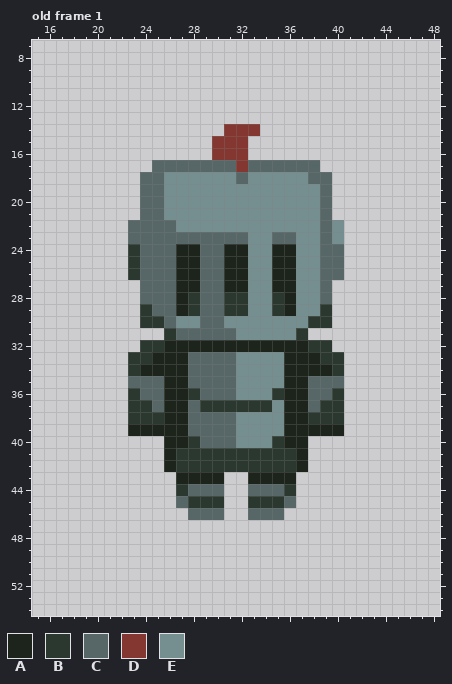
Pixel-art file -- Sprites/Sprite-knight2.aseprite. Above: the version before the commit.
64x64 pixels, 1 frame. Colours within 5 levels of each other are drawn and written as one. Shown: old frame 1: x 15..48, y 7..54. The old version is drawn lined up with the new one, on the new canvas. The commit also changed other frames, which this record leaves out.
Palette (. is transparent): A #1d241b  B #2b382f  C #576667  D #843730  E #758e90
Pixels before, old frame 1, first column x 23:
14 ........DDD.......
15 .......DDD........
16 .......DDD........
17 ..CCCCCCCDCCCCCC..
18 .CCEEEEEECEEEEECC.
19 .CCEEEEEEEEEEEEEC.
20 .CCEEEEEEEEEEEEEC.
21 .CCEEEEEEEEEEEEEC.
22 CCCCEEEEEEEEEEEECE
23 CCCCCCCCCCEECCEECE
24 BCCCAACCAAEEAAEECC
25 BCCCAACCAAEEAAEECC
26 BCCCAACCAAEEAAEECC
27 .CCCAACCAAEEAAEEC.
28 .CCCABCCBBEEBAEEC.
29 .BCCABCCBBEEBAEEB.
30 .BBCEECCEEEEEEEBB.
31 ...BCCCCCEEEEEB...
32 .BBAAAAAAAAAAAABB.
33 BBAAACCCCEEEEAAABB
34 BAAAACCCCEEEEAAAAB
35 CCCAACCCCEEEEAACCC
36 BCCAABCCCEEEBAACCB
37 BBCAACBBBBBBEAACBB
38 BBBAACCCCEEEEAABBB
39 AAAAACCCCEEEEAAAAA
40 ...AABCCCEEEBAA...
41 ...ABBBBBBBBBBA...
42 ...ABBBBBBBBBBA...
43 ....AAAA..AAAA....
44 ....BCCC..CCCB....
45 ....CBBB..BBBC....
46 .....CCC..CCC.....
After:
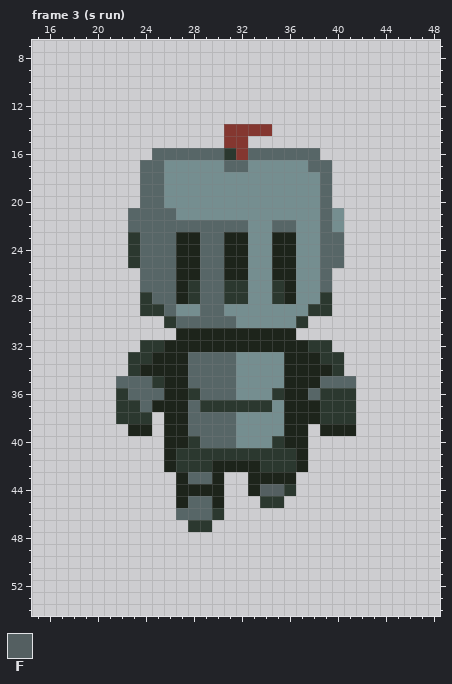
Colours new in this view: F #545f61
A new or re-ordered frame is compared with the old frame closest to it.
Changes in this commit:
canvas 64x64 -> 128x128
frames 1 -> 9
Changed rows in their new state; - is an unchanged pixel.
Frame 3 (s run) is new; against old frame 1:
first column x 23:
14 -----------D------
15 -------.----------
16 --CCCCCCB-CCCCCC--
17 -C-EEEEE-CEEEEE-C-
18 ---------E-----E--
21 C--C-------------E
22 ----CCCCCC--CC----
23 B---AA--AA--AA---C
26 .----------------.
27 -----B--BB--B-----
28 -B--------------B-
29 --B-EE--EE--EE-B--
30 -..BCC--C-----B..-
31 ---.AAAAAAAAAA.---
first column x 22:
35 C--B------------A--C
36 BC---------------B-B
37 B-CA------------A--B
38 B--.------------A--B
39 ---.------------.--A
42 --------AAAA--------
43 ------CC------------
44 -----AAAA--AFF------
45 -----ACCA--.--.-----
46 -----C--B--...------
47 ------BB------------
Boxes around the changes in both pictures, in picture pixels (x1, y1, x2, y2):
changed: (116, 124, 356, 532)
